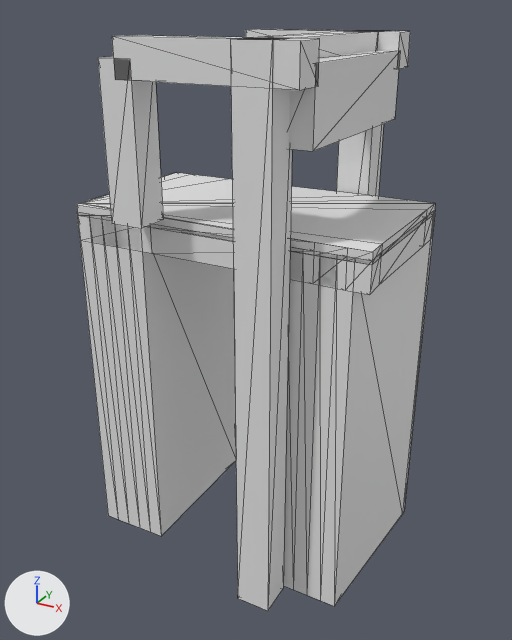
The glTF model models/driebergen-rijsenburg/driebergen-rijsenburg-brug-a9f77668/driebergen-rijsenburg-brug-a9f77668.glb, before and after one commit.
Camera for both pictures: a 50 mm lens placed at (9.09, -16.53, 5.24), pointed at (0.06, -0.12, -2.96). The lights are fixed; the arrows at lower left show +X, +Y and +Z. The first picture is the older version. Mesh edges are drawn as thin lines.

Objects in the first picture: 'building:balans', 'building:balans 2', 'building:contragewicht', 'building:hamei', 'building:hamei 2', 'building:hangstang 2', 'building:portaal', 'road:dek', 'road:landhoofd (aangenomen)', 'road:landhoofd (aangenomen) 2', 'road:rijbaan lokale weg'.
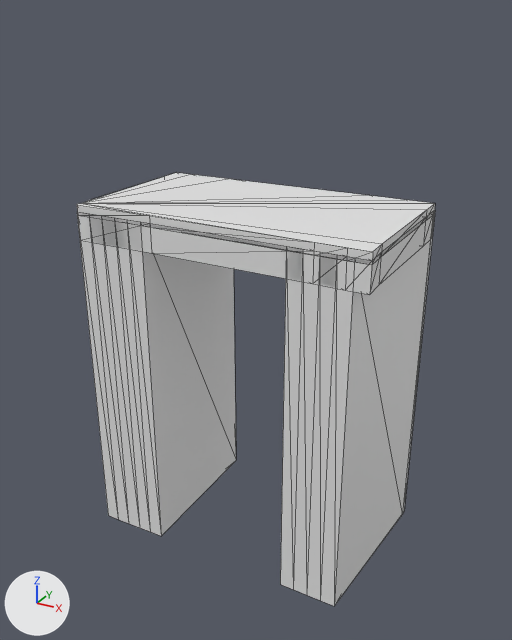
The change, as a diff of the scene's bpy script:
```diff
--- a/models/driebergen-rijsenburg/driebergen-rijsenburg-brug-a9f77668/driebergen-rijsenburg-brug-a9f77668.glb.py
+++ b/models/driebergen-rijsenburg/driebergen-rijsenburg-brug-a9f77668/driebergen-rijsenburg-brug-a9f77668.glb.py
@@ ob_building_hamei @@
-ob_building_hamei = bpy.data.objects.new('building:hamei', me_hamei)
-ob_building_hamei.location = (0.0, 0.0, 0.0)
@@ ob_building_hamei_2 @@
-ob_building_hamei_2 = bpy.data.objects.new('building:hamei 2', me_hamei_2)
-ob_building_hamei_2.location = (0.0, 0.0, 0.0)
@@ ob_building_portaal @@
-ob_building_portaal = bpy.data.objects.new('building:portaal', me_portaal)
-ob_building_portaal.location = (0.0, 0.0, 0.0)
@@ ob_building_balans @@
-ob_building_balans = bpy.data.objects.new('building:balans', me_balans)
-ob_building_balans.location = (0.0, 0.0, 0.0)
@@ ob_building_balans_2 @@
-ob_building_balans_2 = bpy.data.objects.new('building:balans 2', me_balans_2)
-ob_building_balans_2.location = (0.0, 0.0, 0.0)
@@ ob_building_hangstang_2 @@
-ob_building_hangstang_2 = bpy.data.objects.new('building:hangstang 2', me_hangstang_2)
-ob_building_hangstang_2.location = (0.0, 0.0, 0.0)
@@ ob_building_contragewicht @@
-ob_building_contragewicht = bpy.data.objects.new('building:contragewicht', me_contragewicht)
-ob_building_contragewicht.location = (0.0, 0.0, 0.0)
```

Boxes (x1, y1, x2, y2) around the edits, measured in the pictures (512 x 640 px):
'building:hamei 2', deleted
    before: (230, 37, 292, 611)
'building:hangstang 2', deleted
    before: (98, 56, 163, 229)
'building:contragewicht', deleted
    before: (289, 50, 400, 151)
'building:balans 2', deleted
    before: (112, 35, 320, 90)
'building:hamei', deleted
    before: (337, 30, 384, 196)
'building:portaal', deleted
    before: (255, 31, 381, 58)
'building:balans', deleted
    before: (246, 29, 410, 69)
